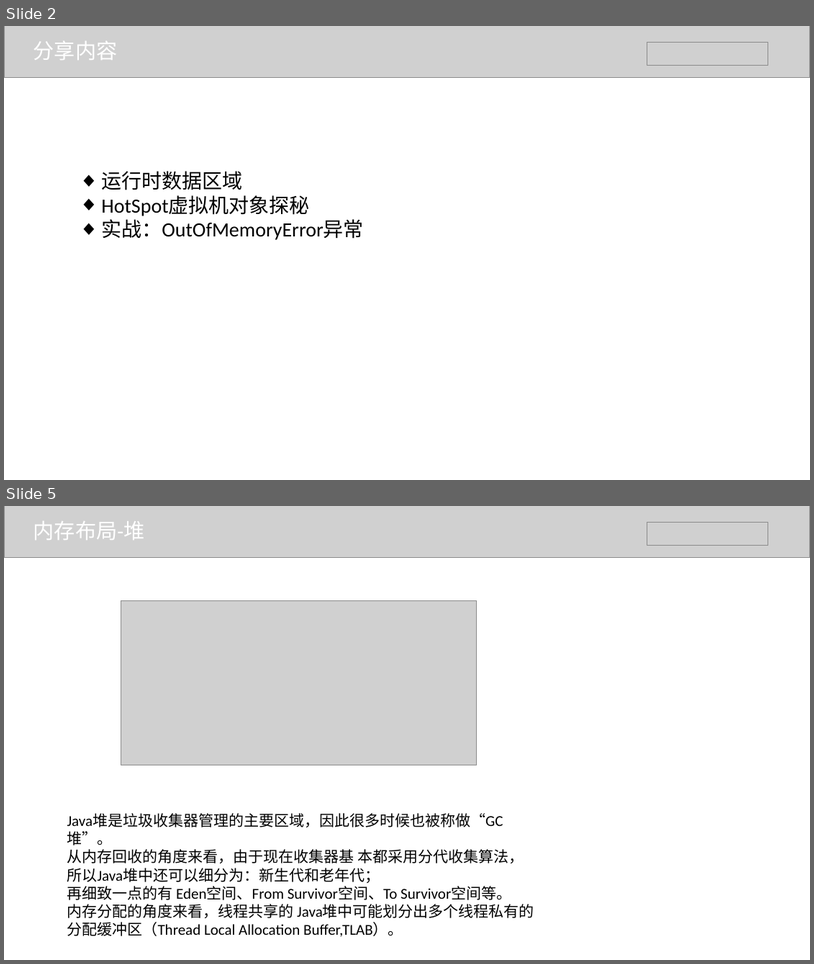
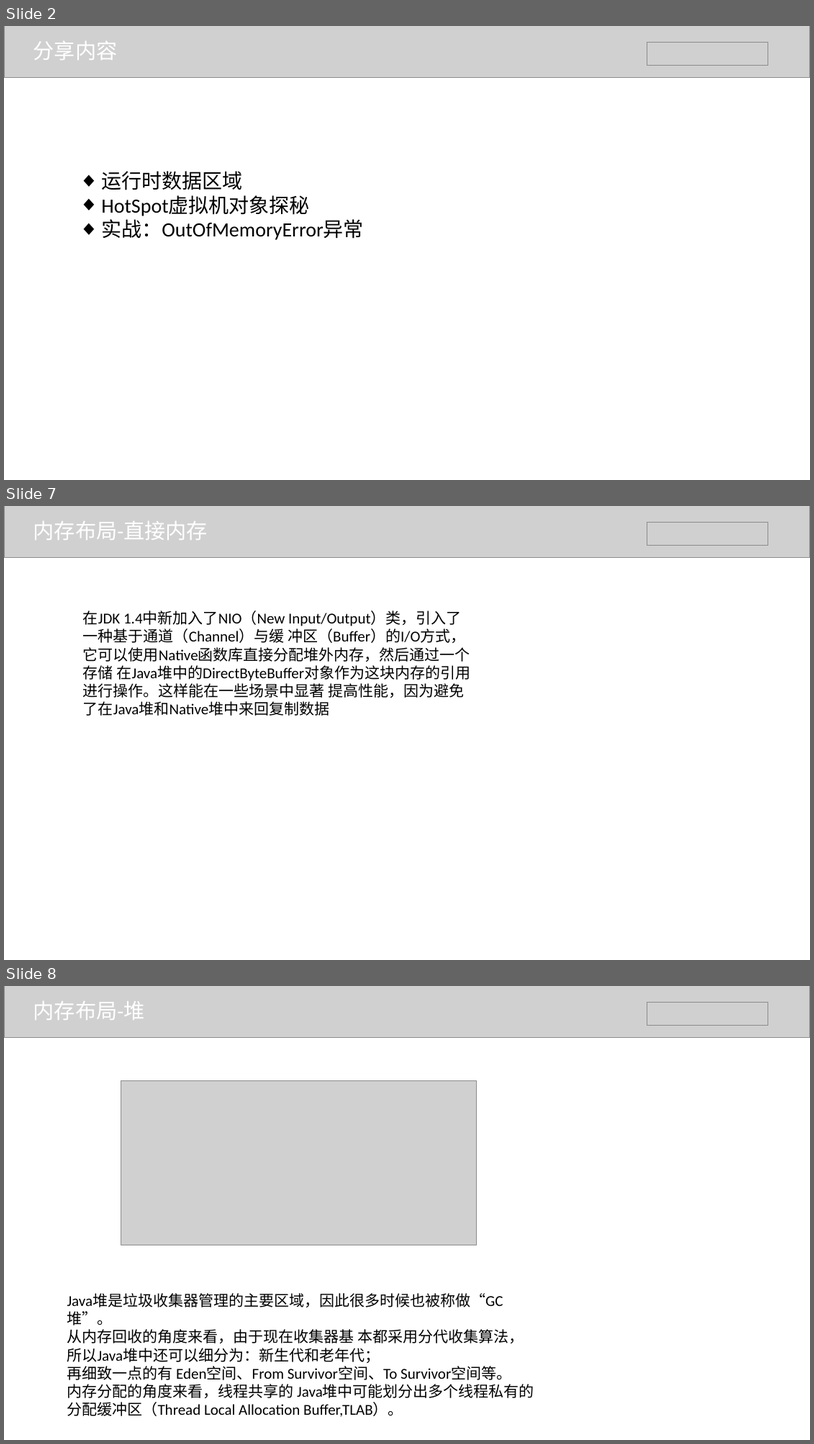
Before and after one commit to BraveMing/transfer-station, a slide deck: jvm/jvm内存管理-谭维明.pptx. Shown one above the other, each under a label of ours: slides 2 and 5 before the commit, slides 2, 7 and 8 after it; the slides between them are not shown. The pictures are 814x964 and 814x1444 pixels, drawn with LibreOffice and Linux fonts; fonts in the diff are those of the drawing; grey boxes stand for pictures. Boxes give left, top, right and bottom in pixels: in the first picture for what was removed or moved away, otherwise in the second. Text is boxed around its words. In the diff, an @@ line names an element or a change of style, - is before the commit and + after.

```diff
--- a/jvm/jvm内存管理-谭维明.pptx
+++ b/jvm/jvm内存管理-谭维明.pptx
@@ slide 7 added at bbox=[4, 506, 810, 960], background #FFFFFF @@
@@ picture added at bbox=[4, 506, 810, 557] @@
@@ text added at bbox=[34, 521, 208, 540], 25 pt, text #FFFFFF @@
+内存布局-直接内存
@@ picture added at bbox=[647, 523, 769, 545] @@
@@ text added at bbox=[83, 610, 471, 716], 18 pt, text #000000 @@
+在JDK 1.4中新加入了NIO（New Input/Output）类，引入了一种基于通道（Channel）与缓 冲区（Buffer）的I/O方式，它可以使用Native函数库直接分配堆外内存，然后通过一个存储 在Java堆中的DirectByteBuffer对象作为这块内存的引用进行操作。这样能在一些场景中显著 提高性能，因为避免了在Java堆和Native堆中来回复制数据
@@ what was slide 5 is now slide 8 @@
```
Also in this commit, not shown: 2 slides changed, 6 other slides added.
